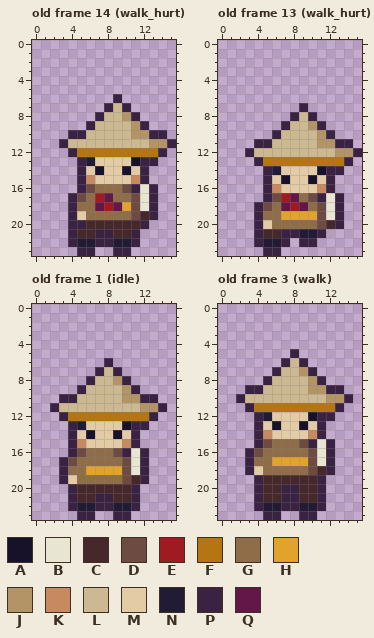
One commit to this pixel-art file: art/bodies/unorthodox.aseprite. Above: the version before the commit.
16x24 pixels, 42 frames. Shown: old frame 14 (walk_hurt), old frame 13 (walk_hurt), old frame 1 (idle), old frame 3 (walk). The commit also changed other frames, which this record leaves out.
Palette (. is transparent): A #171229  B #e9e5d3  C #46282b  D #6d4b43  E #a01b21  F #b57513  G #8e6d48  H #e2a32c  J #b39467  K #c7895f  L #cdb991  M #e3cba6  N #221b35  P #3a2242  Q #631648
Pixels before, old frame 14 (walk_hurt), first column x 3:
 6 ......P......
 7 .....PLP.....
 8 ....PLLJP....
 9 ...PLLLLJP...
10 .PPLLLLLJJPP.
11 PLLLLLLLLLJJP
12 .PFFFFFFFFFP.
13 ..PNMMMMAPP..
14 ..PMAMMAMP...
15 ..PKMMMMKP...
16 ..PDGGGDPBP..
17 .PDGEQGGDBP..
18 .PGGQEQHDBP..
19 .PMGGGGGDCP..
20 .PPCCCCCCP...
21 .PCCPPCCP....
22 .PNNPPNNP....
23 ..PP..PP.....
Pixels before, old frame 13 (walk_hurt), first column x 3:
 7 ......P......
 8 .....PLP.....
 9 ....PLLJP....
10 ...PLLLLJP...
11 .PPLLLLLJJPP.
12 PLLLLLLLLLJJP
13 .PFFFFFFFFFP.
14 ..PNMMMMAPP..
15 ..PMAMMAMP...
16 ..PKMMMMKP...
17 ..PDEQGDPBP..
18 .PDGQEQGDBP..
19 .PGGHHHHDBP..
20 .PMGGGGGDCP..
21 .PCCPPNNP....
22 .PNNP.PP.....
23 ..PP.........
Pixels before, old frame 1 (idle), first column x 2:
 6 ......P......
 7 .....PLP.....
 8 ....PLLJP....
 9 ...PLLLLJP...
10 .PPLLLLLJJPP.
11 PLLLLLLLLLJJP
12 .PFFFFFFFFFP.
13 ..PNMMMMAPP..
14 ..PMAMMAMP...
15 ..PKMMMMKP...
16 ..PDGGGDPBP..
17 .PDGGGGGDBP..
18 .PGGHHHHDBP..
19 .PMGGGGGDCP..
20 ..PCCCCCCP...
21 ..PCCPPCCP...
22 ..PNNPPNNP...
23 ...PP..PP....
Pixels before, old frame 3 (walk), first column x 2:
 5 ......P......
 6 .....PLP.....
 7 ....PLLJP....
 8 ...PLLLLJP...
 9 .PPLLLLLJJPP.
10 PLLLLLLLLLJJP
11 .PFFFFFFFFFP.
12 ..PNMMMMAPP..
13 ..PMAMMAMP...
14 ..PKMMMMKP...
15 ..PDGGGDPBP..
16 .PDGGGGGDBP..
17 .PGGHHHHDBP..
18 .PMGGGGGDCP..
19 ..PCCCCCCP...
20 ..PCCPPCCP...
21 ..PCCPPCCP...
22 ..PNNPPNNP...
23 ...PP..PP....
The same view after the edit:
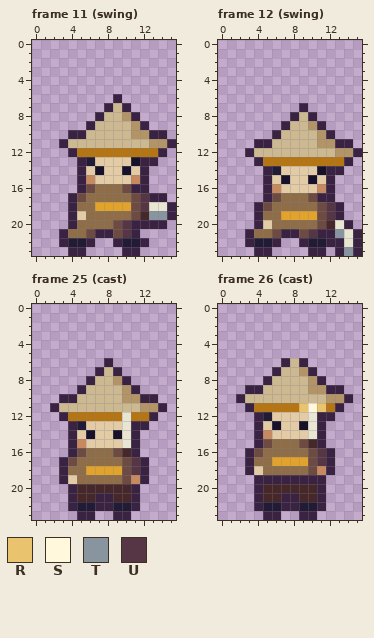
Colours new in this view: R #e9c36d  S #fff8dc  T #8994a1  U #563545
A new or re-ordered frame is compared with the old frame closest to it.
Changes in this commit:
frames 42 -> 68
frames re-ordered
Changed rows in their new state; - is an unchanged pixel.
Frame 11 (swing) against old frame 14 (walk_hurt):
first column x 3:
16 ---------P.--
17 ----GG---U-P-
18 ----HHH--UBBP
19 ----------TTP
20 --GGGGDUP-PP-
21 PGGD--DU-----
22 PN-P..P-NP---
23 -P-.--.-P----
Frame 12 (swing) is new; against old frame 13 (walk_hurt):
first column x 3:
17 ----GG---P.--
18 ----GGG--U---
19 ---------U---
20 ----------BP-
21 PGGD--DU-PTBP
22 PN-P.--NNPPBP
23 -P-.---PP-PTP
Frame 25 (cast) is new; against old frame 1 (idle):
first column x 10:
12 B--
13 B--
14 B--
15 B--
16 CP.
17 -U-
18 -U-
19 -K-
Frame 26 (cast) is new; against old frame 3 (walk):
first column x 8:
 5 .
first column x 5:
11 ----RSR-
12 -----B--
13 -----B--
14 -----B--
15 -----CP.
16 ------U-
17 ------U-
18 ------K-
19 PPPPPP--
20 --CC----
Pixel boxes of the changes (left, top, right, bottom) in both pictures:
changed: (59, 184, 176, 256)
changed: (245, 193, 362, 256)
changed: (122, 412, 149, 484)
erased: (290, 349, 299, 358)
changed: (263, 403, 335, 493)
